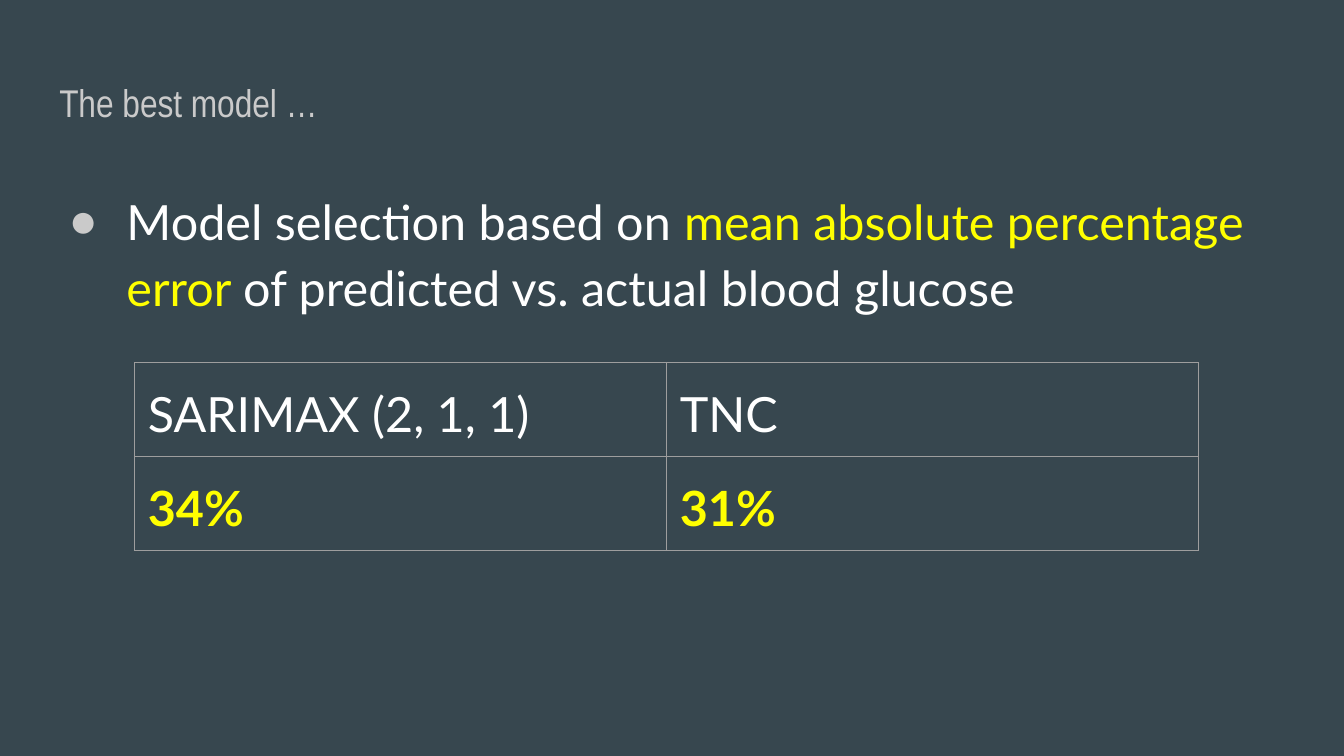
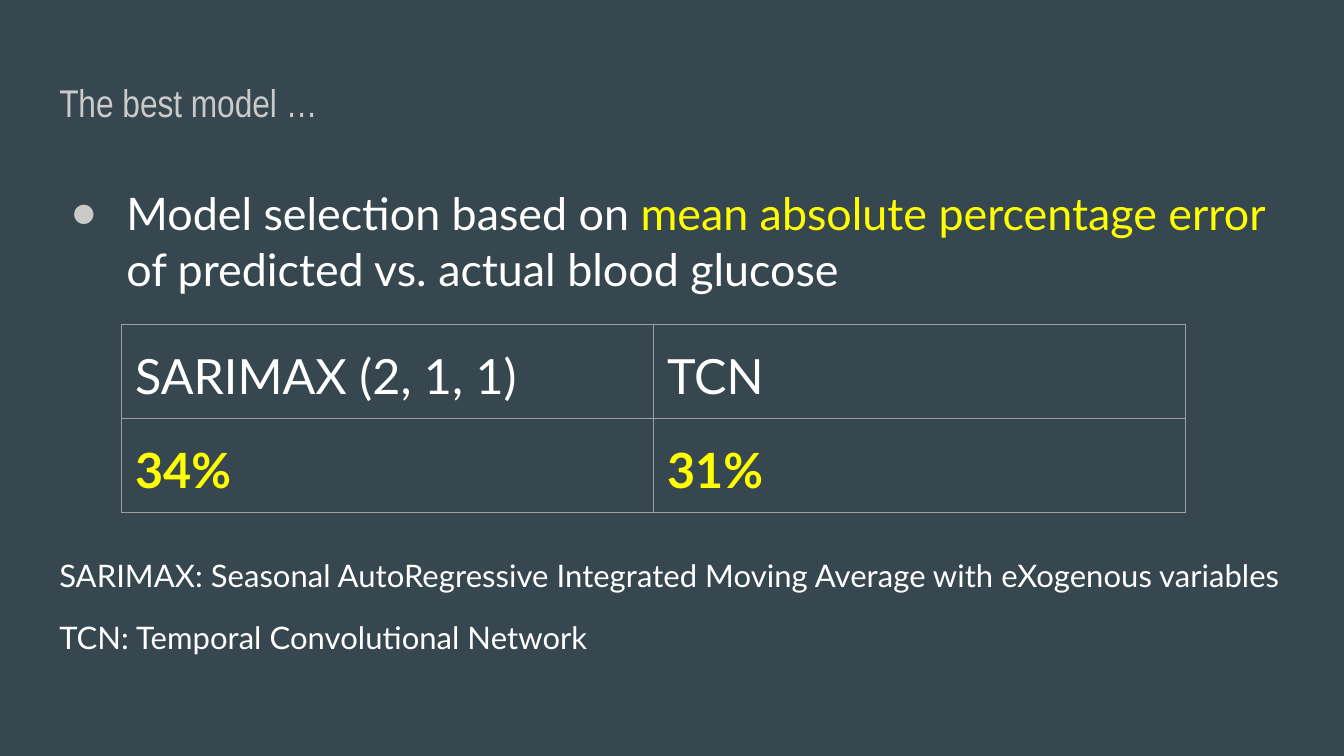
Before and after one commit to inaug22/capstone3, a slide deck: slide 4 of Capstone3Presentation.pptx. Drawn at 1344x756 pixels with LibreOffice and Linux fonts; fonts in the diff are those of the drawing. Boxes give left, top, right and bottom in pixels: in the first picture for what was removed or moved away, otherwise in the second. Text is boxed around its words. In the diff, an @@ line names an element or a change of style, - is before the commit and + after.

```diff
--- a/Capstone3Presentation.pptx
+++ b/Capstone3Presentation.pptx
@@ text at [126, 197, 1265, 294]: size 26 to 24.1 pt in "Model selection based on mean absolute percentage ..."; indent changed; line spacing 1.15 to 1.05 @@
@@ table at [122, 325, 1187, 756] @@
-row 1, column 2: TNC
+row 1, column 2: TCN
@@ table: place and size @@
-table at [134, 363, 1199, 756]
+table at [122, 325, 1187, 756]
@@ text at [59, 564, 1279, 655]: paragraphs added @@
+SARIMAX: Seasonal AutoRegressive Integrated Moving Average with eXogenous variables
+TCN: Temporal Convolutional Network
```
Also in this commit, not shown: 8 other slides changed, 2 slides added, 1 slide removed.
